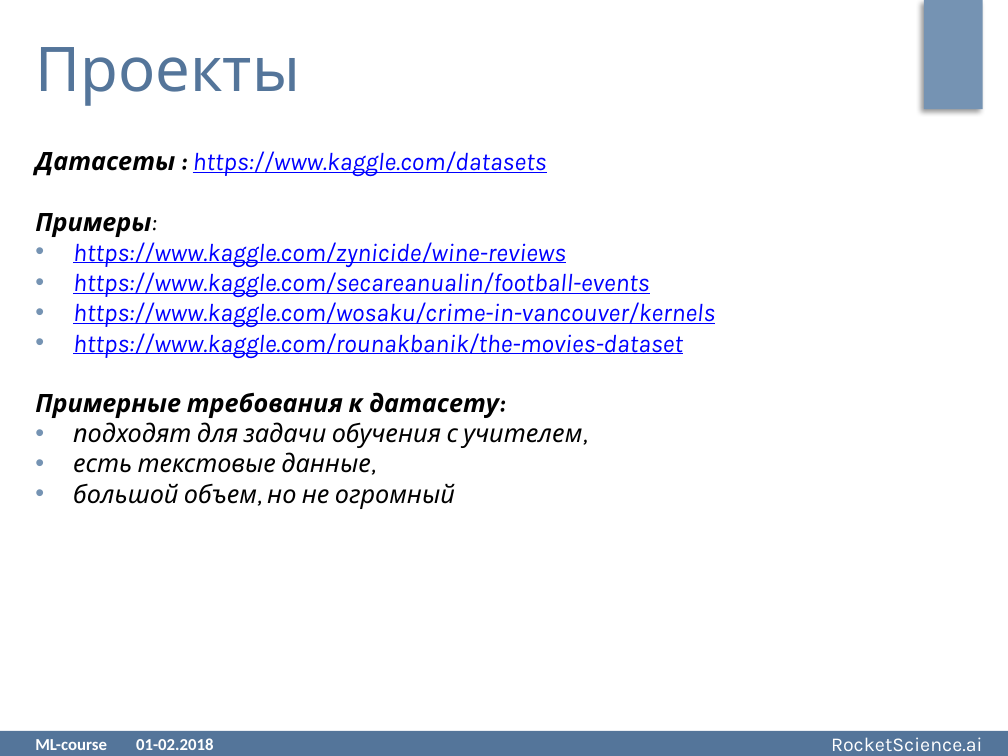
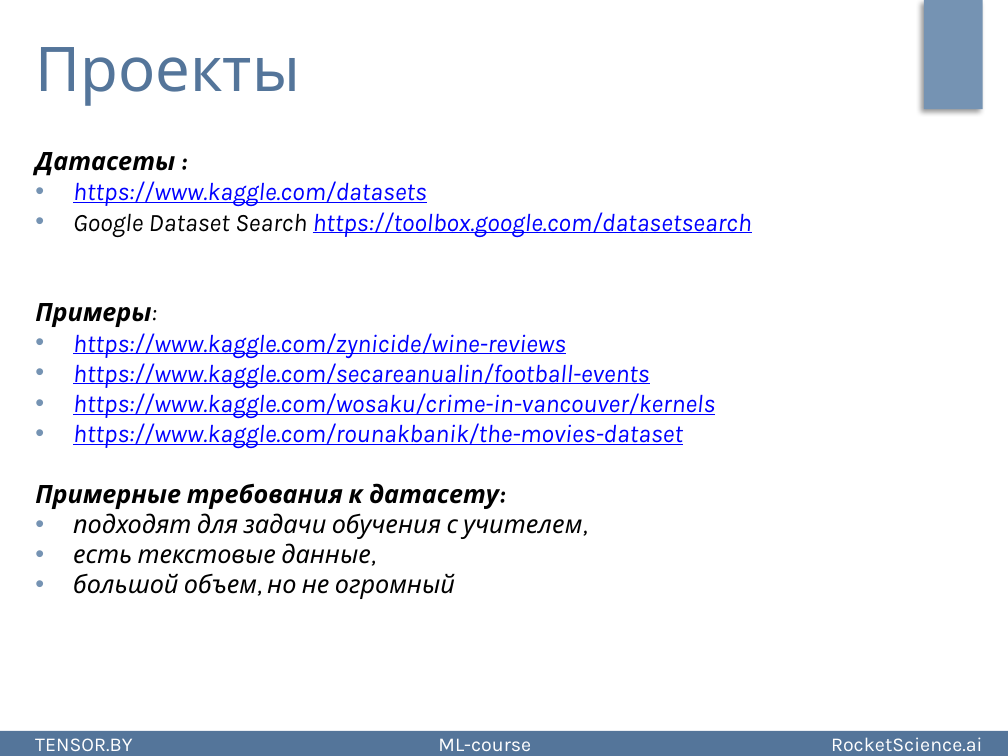
Before and after one commit to rjaffk/tensorby, a slide deck: slide 3 of lecture_introduction/presentation/lecture_introduction.pptx. Drawn at 1008x756 pixels with LibreOffice and Linux fonts; fonts in the diff are those of the drawing; background and template pictures are left out. Boxes give left, top, right and bottom in pixels: in the first picture for what was removed or moved away, otherwise in the second. Text is boxed around its words. In the diff, an @@ line names an element or a change of style, - is before the commit and + after.

```diff
--- a/lecture_introduction/presentation/lecture_introduction.pptx
+++ b/lecture_introduction/presentation/lecture_introduction.pptx
@@ text at [35,152,752,237]: text changed @@
-Датасеты : https://www.kaggle.com/datasets
+Датасеты :
+• https://www.kaggle.com/datasets
+• Google Dataset Search https://toolbox.google.com/datasetsearch
@@ text at [35,738,531,751]: text changed; size 12 to 14 pt; font Calibri to Karla; bold off @@
-ML-course 01-02.2018
+TENSOR.BY ML-course
```
Also in this commit, not shown: 7 other slides changed, 1 slide added, 3 other files.
